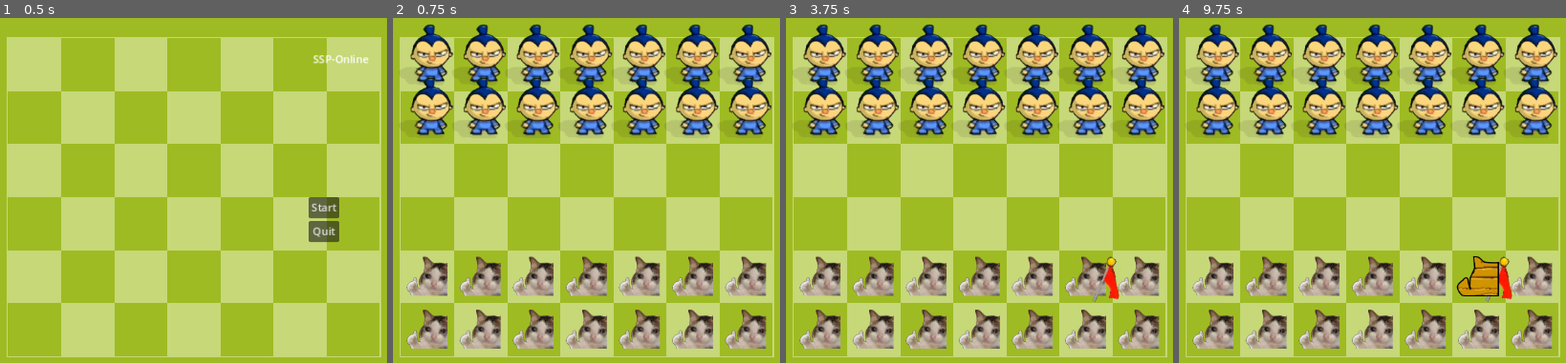
Above: before the commit, frames 1-4 (left to right).
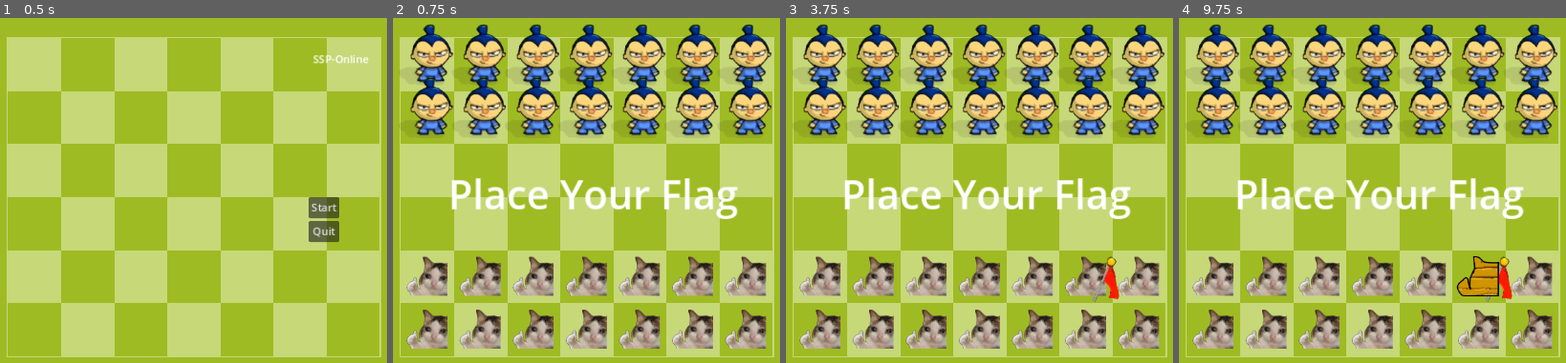
Above: after the commit, the same moments.

Repository: doofmars/ssp-online
Game: Godot game, scene res://src/Level.tscn
Two runs of this game, one before a commit and one after it. Both use one fixed random seed, a clock stepped at 60 frames per second and the inputs below.
Inputs (mouse positions are in pixels of both pictures, inside the frame that each line leads up to):
- Up to frame 1 (0.5 s): no input
- Up to frame 2 (0.75 s): click "Start" at 0.5 s
- Up to frame 3 (3.75 s): tap Enter (ui_accept) at 1.25, 1.52, 2, 2.27, 2.75, 3.5 s; move the mouse to (outside the picture) at 1.27 s; click (outside the picture) at 1.42 s; move the mouse to (956, 218) at 2.02 s; click (956, 218) at 2.17 s; move the mouse to (outside the picture) at 2.77 s; click (outside the picture) at 2.92 s; move the mouse to (1072, 283) at 3.52 s; click (1072, 283) at 3.67 s
- Up to frame 4 (9.75 s): tap Enter (ui_accept) at 3.77, 4.25, 4.52, 5, 5.27, 6.77, 7.52, 8.27 s; move the mouse to (outside the picture) at 4.27 s; click (outside the picture) at 4.42 s; move the mouse to (1271, 131) at 5.02 s; click (1271, 131) at 5.17 s; move the mouse to (1542, 197) at 5.77 s; click (1542, 197) at 5.92 s; move the mouse to (1387, 90) at 6.52 s; click (1387, 90) at 6.67 s; move the mouse to (outside the picture) at 7.27 s; click (outside the picture) at 7.42 s; move the mouse to (1349, 218) at 8.02 s; click (1349, 218) at 8.17 s; move the mouse to (outside the picture) at 8.77 s; click (outside the picture) at 8.92 s; move the mouse to (1465, 283) at 9.52 s; click (1465, 283) at 9.67 s

Frame 1 is identical in both runs. In frame 2, 2.6% of the frame differs, in the area x 15-90%, y 46-59%; in frame 3, 2.6%; in frame 4, 2.6%.

Commit message:
Show gameUI

Diff:
--- a/src/Level.gd
+++ b/src/Level.gd
@@ -53,6 +53,8 @@
 
 
 func _on_menu_start_singleplayer():
+	var GameUI = get_node("GameUI")
+	GameUI.show()
 	var PawnEnemy = load("res://src/PawnEnemy.tscn")
 	var PawnMine = load("res://src/PawnMine.tscn")
 	# Place enemy pawns
